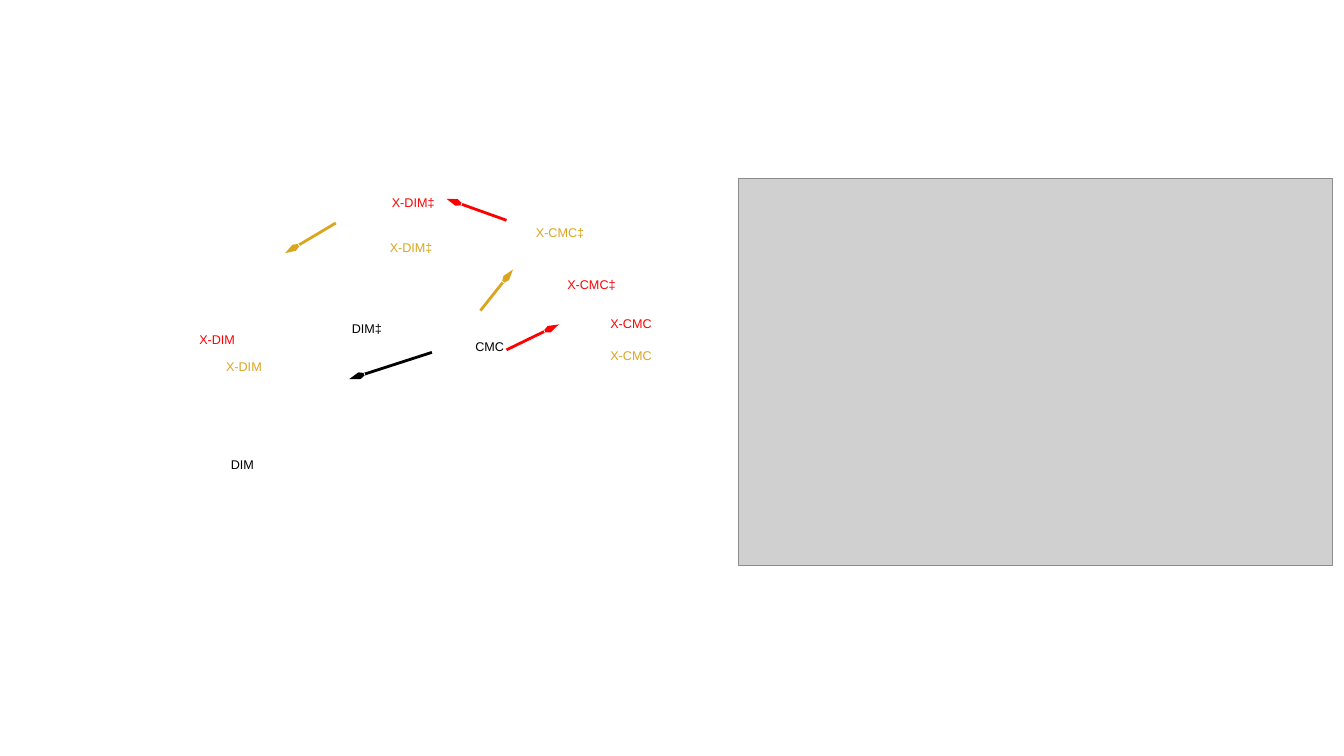
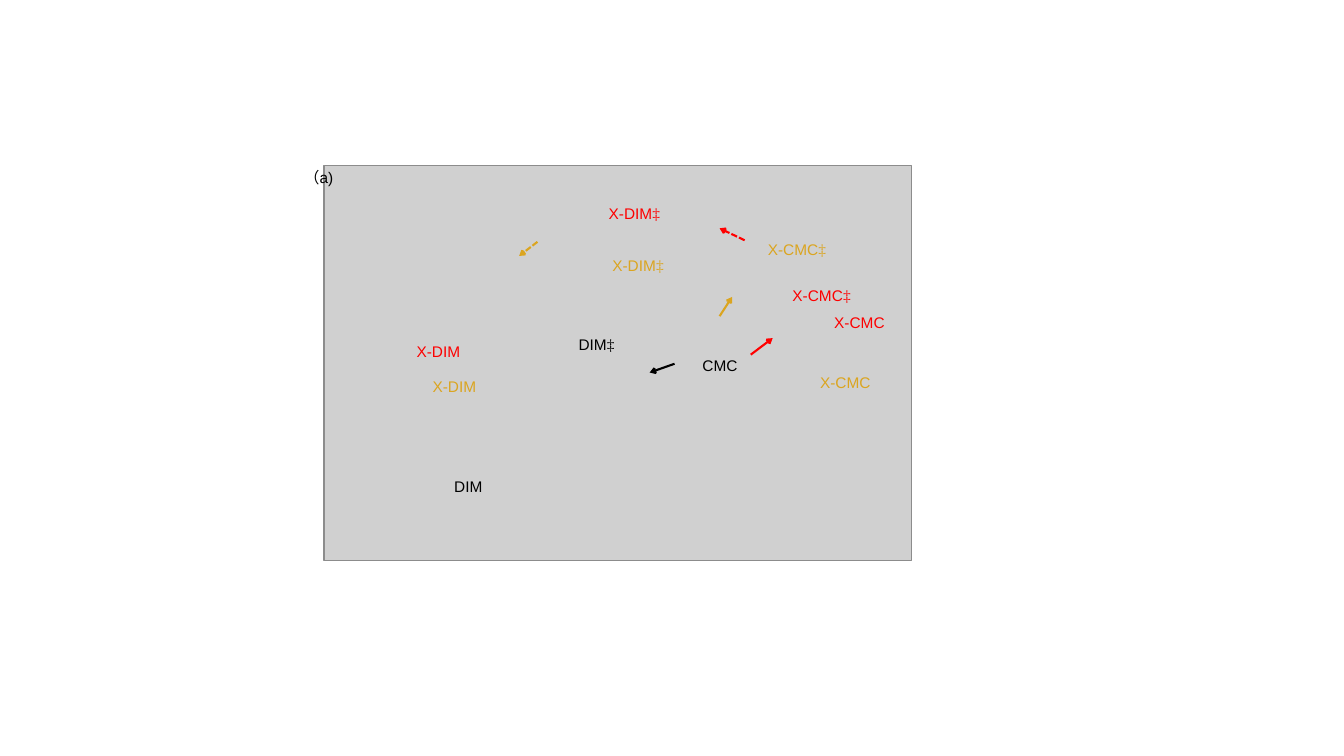
Before and after one commit to rzk1/ullmann, a slide deck: slide 11 of EnergyFile.pptx. Drawn at 1344x756 pixels with LibreOffice and Linux fonts; fonts in the diff are those of the drawing; grey boxes stand for pictures. Boxes give left, top, right and bottom in pixels: in the first picture for what was removed or moved away, otherwise in the second. Text is boxed around its words. In the diff, an @@ line names an element or a change of style, - is before the commit and + after.

```diff
--- a/EnergyFile.pptx
+++ b/EnergyFile.pptx
@@ text added at (304, 168, 333, 188), 11 pt, text #000000 @@
+（a)
@@ picture added at (324, 166, 910, 561) @@
@@ picture removed at (738, 178, 1333, 566) @@
@@ arrow removed from (507, 221) to (447, 199) @@
@@ text "X-DIM‡": place and size @@
-text "X-DIM‡" at (392, 198, 435, 208)
+text "X-DIM‡" at (609, 208, 660, 221)
@@ text "X-DIM‡" at (609, 208, 660, 221): size 9 to 11 pt; font Arial to Times New Roman in "X-DIM‡" @@
@@ arrow removed from (336, 223) to (285, 253) @@
@@ arrow added from (745, 240) to (720, 229), #FF0000 1.5 pt dashed @@
@@ text "X-CMC‡": place and size @@
-text "X-CMC‡" at (536, 228, 584, 238)
+text "X-CMC‡" at (768, 244, 826, 257)
@@ text "X-CMC‡" at (768, 244, 826, 257): size 9 to 11 pt; font Arial to Times New Roman in "X-CMC‡" @@
@@ arrow removed from (481, 311) to (513, 269) @@
@@ arrow added from (537, 242) to (519, 256), #DBA520 1.5 pt dashed @@
@@ text at (612, 260, 663, 273): text changed; size 9 to 11 pt; text colour #FD0000 to #DBA520 @@
-X-DIM
+X-DIM‡
@@ arrow added from (720, 317) to (732, 297), #DBA520 1.5 pt @@
@@ text "X-CMC‡" at (792, 290, 850, 303): size 9 to 11 pt; font Arial to Times New Roman in "X-CMC‡" @@
@@ text "X-CMC‡": place and size @@
-text "X-CMC‡" at (567, 280, 615, 290)
+text "X-CMC‡" at (792, 290, 850, 303)
@@ arrow removed from (507, 350) to (559, 325) @@
@@ text "X-CMC": place and size @@
-text "X-CMC" at (610, 319, 651, 328)
+text "X-CMC" at (834, 317, 885, 328)
@@ arrow removed from (433, 353) to (350, 379) @@
@@ text at (417, 346, 461, 357): text changed; size 9 to 11 pt; text colour #DBA520 to #FD0000 @@
-X-DIM‡
+X-DIM
@@ text "DIM‡": place and size @@
-text "DIM‡" at (352, 324, 382, 334)
+text "DIM‡" at (579, 339, 615, 352)
@@ text "DIM‡" at (579, 339, 615, 352): size 9 to 11 pt; font Arial to Times New Roman in "DIM‡" @@
@@ size 9 to 11 pt in 5 elements at (834, 317, 885, 328), (433, 381, 477, 392), (820, 377, 871, 388), (454, 481, 482, 492), (702, 360, 737, 371) @@
@@ text "CMC": place and size @@
-text "CMC" at (475, 342, 504, 351)
+text "CMC" at (702, 360, 737, 371)
@@ arrow added from (751, 355) to (773, 338), #FF0000 1.5 pt @@
@@ text "X-DIM": place and size @@
-text "X-DIM" at (226, 362, 262, 371)
+text "X-DIM" at (433, 381, 477, 392)
@@ arrow added from (675, 364) to (650, 373), #000000 1.5 pt @@
@@ text "X-CMC": place and size @@
-text "X-CMC" at (610, 351, 651, 360)
+text "X-CMC" at (820, 377, 871, 388)
@@ text "DIM": place and size @@
-text "DIM" at (231, 460, 254, 469)
+text "DIM" at (454, 481, 482, 492)
```
Also in this commit, not shown: 2 other slides changed, 1 slide added, 2 slides removed.
